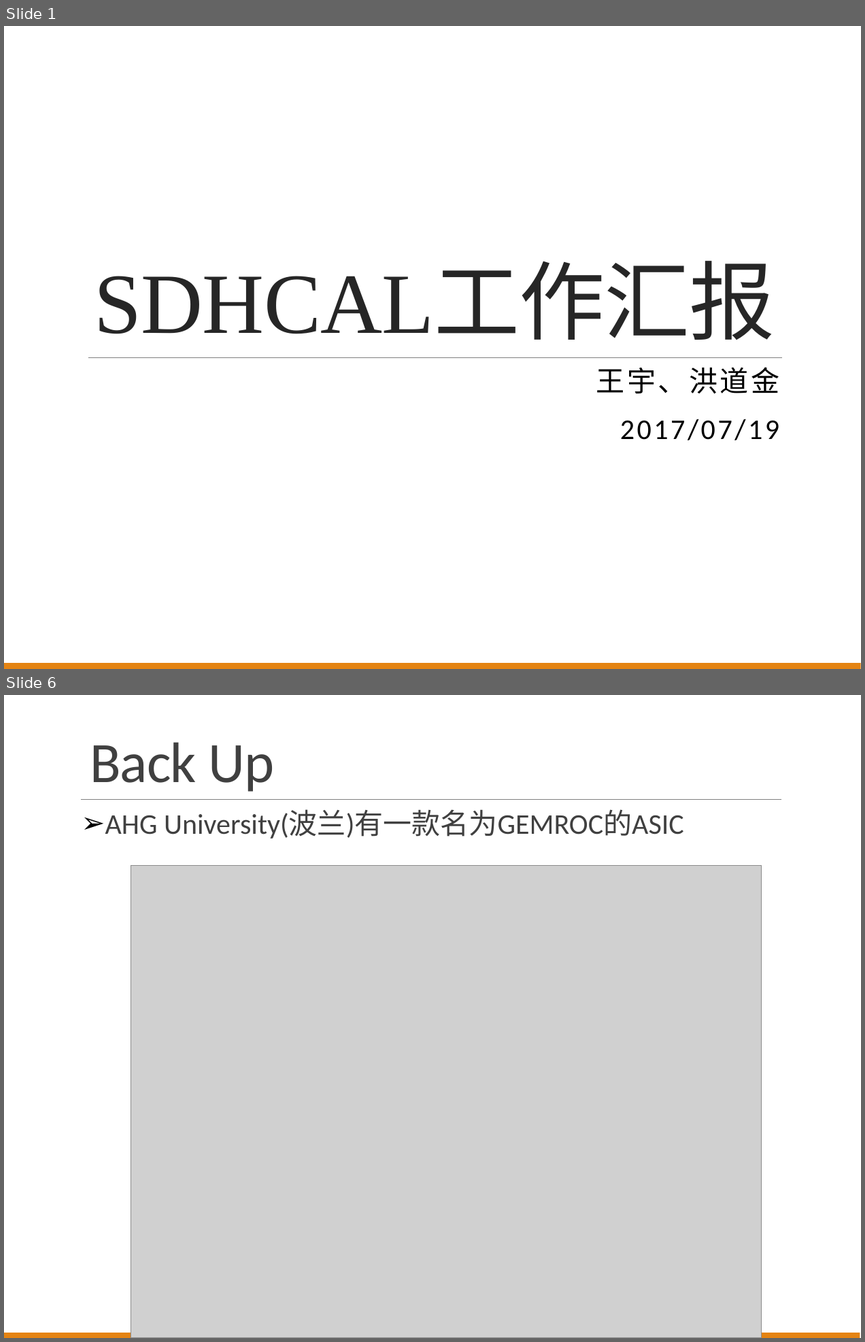
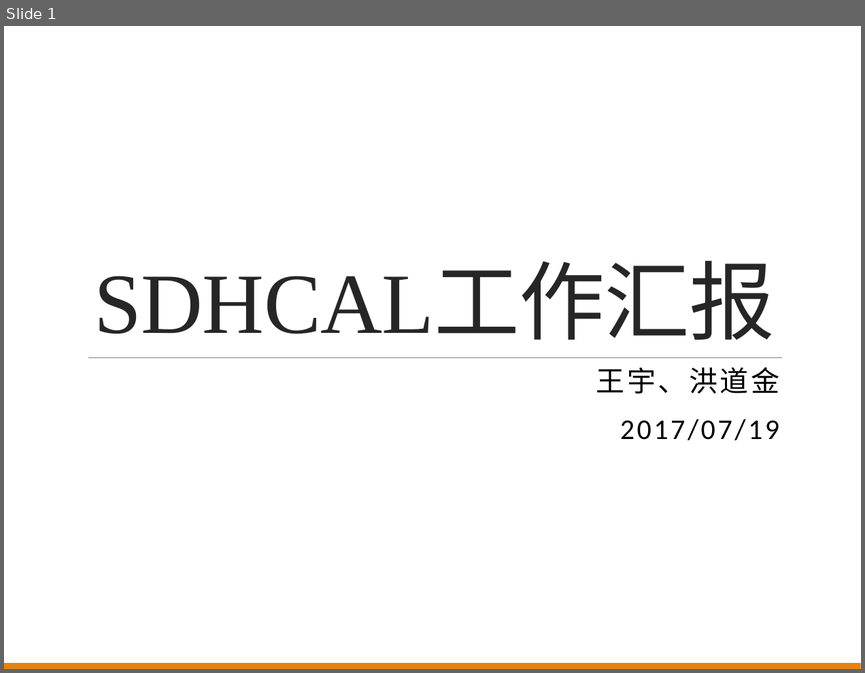
Before and after one commit to wyu0725/SDHCAL_DAQ, a slide deck: Slides/SDHCALReport20170719.pptx. Shown one above the other, each under a label of ours: slides 1 and 6 before the commit, slide 1 after it; the slides between them are not shown. The pictures are 865x1342 and 865x673 pixels, drawn with LibreOffice and Linux fonts; fonts in the diff are those of the drawing; grey boxes stand for pictures. Boxes give left, top, right and bottom in pixels: in the first picture for what was removed or moved away, otherwise in the second. Text is boxed around its words. In the diff, an @@ line names an element or a change of style, - is before the commit and + after.

```diff
--- a/Slides/SDHCALReport20170719.pptx
+++ b/Slides/SDHCALReport20170719.pptx
@@ slide 6 removed at (4, 695, 861, 1338), background #FFFFFF @@
@@ title removed at (90, 742, 274, 792) @@
-Back Up
@@ line removed from (81, 800) to (781, 800) @@
@@ text removed at (105, 811, 684, 838) @@
-➢ AHG University(波兰)有一款名为GEMROC的ASIC
@@ picture removed at (130, 866, 762, 1338) @@
@@ rectangle removed at (4, 1332, 860, 1338) @@
```
Also in this commit, not shown: 2 slides changed, 3 slides added, 2 other slides removed, 1 other file.
